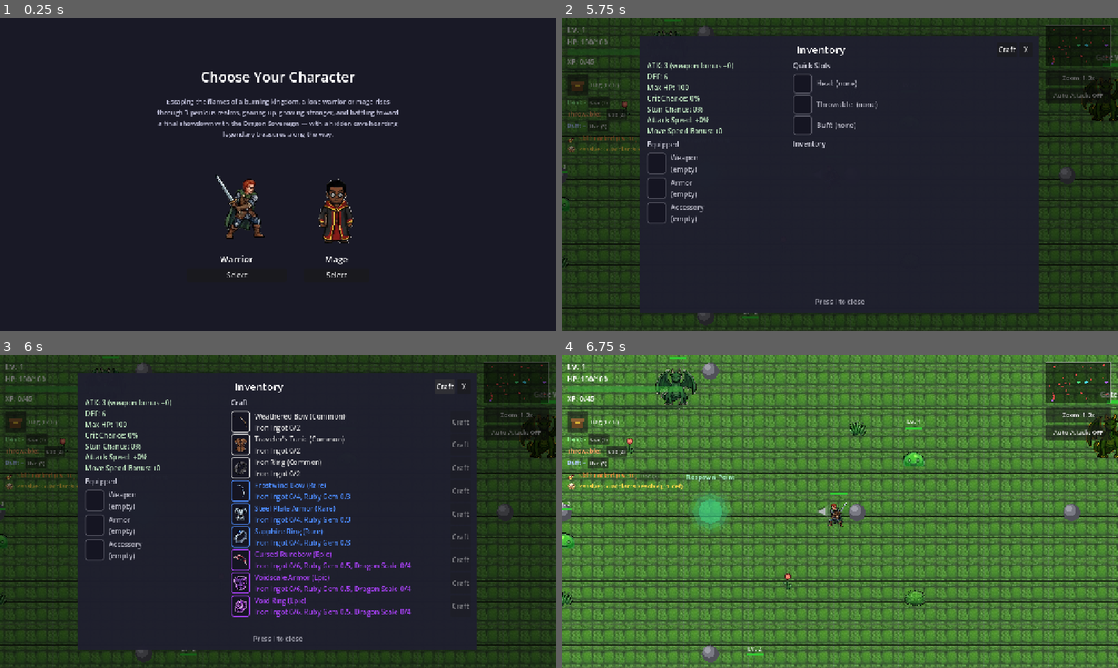
Above: before the commit, frames 1-4 (two rows, left to right).
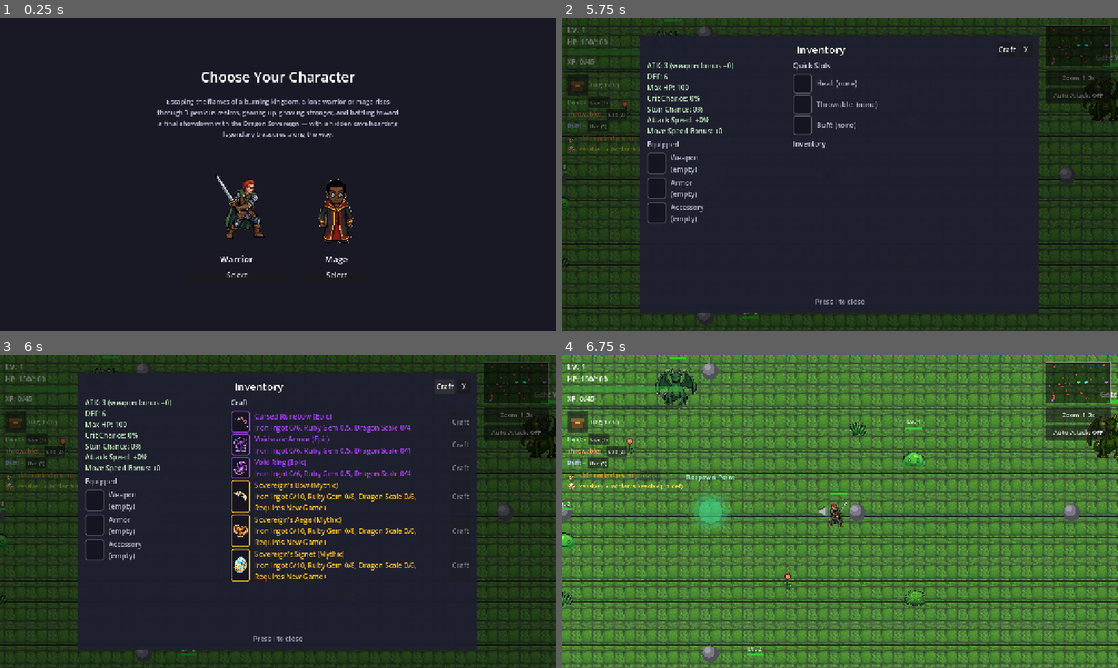
Above: after the commit, the same moments.

Repository: nhanptn1/topdownadventure
Game: Godot game, scene res://scenes/character_select.tscn
The game is run twice, just before and just after one commit, with the same random seed, the same clock (stepped at 60 frames per second) and the same inputs.
Inputs (mouse positions are in pixels of both pictures, inside the frame that each line leads up to):
- Up to frame 1 (0.25 s): no input
- Up to frame 2 (5.75 s): click "Select" at 0.5 s; click "Start Game" at 1.25 s; tap Enter at 2 s; move the mouse to (962, 158) at 2.02 s; hold D (move_right) 2.03-2.75 s; hold Shift (sprint) 2.03-2.75 s; click (962, 158) at 2.17 s; drag from (728, 190) to (678, 36) at 2.77 s; move the mouse to (895, 105) at 3.52 s; hold D (move_right) 3.53-4.25 s; tap F at 3.6 s; drag from (812, 237) to (662, 39) at 4.27 s; move the mouse to (1006, 221) at 5.02 s; hold A (move_left) from 5.03 s (still down); tap B at 5.1 s
- Up to frame 3 (6 s): release A (move_left) at 5.75 s; click "Craft" at 5.75 s
- Up to frame 4 (6.75 s): click "X" at 6.5 s

Frames 1-2 are identical in both runs. In frame 3, 5.3% of the frame differs, in the area x 41-85%, y 17-84%; in frame 4, nothing differs.

Commit message:
Rebalance crafting to epic+mythic only, raise material drop rate
Materials were too rare to make crafting feel usable (0.05 category
weight). Bumped to 0.20, taken from consumables so gear drop rate is
unaffected. Common/rare recipes removed (those tiers are already common
from regular drops); added mythic recipes for all 3 slots, gated behind
GlobalState.ng_plus_level > 0 to preserve mythic gear's existing
NG+-exclusive identity -- crafting is a second path to it, not a way to
skip the requirement. Locked mythic recipes still show in the Craft tab
with a "Requires New Game+" note rather than being hidden.

Co-Authored-By: Claude Sonnet 5 <noreply@anthropic.com>

Diff:
--- a/scripts/inventory_ui.gd
+++ b/scripts/inventory_ui.gd
@@ -202,6 +202,13 @@
 			affordable = false
 		var mat_name: String = ItemDatabase.get_item(material_id).get("name", material_id)
 		cost_parts.append("%s %d/%d" % [mat_name, have, need])
+	# Mythic recipes are listed but stay locked outside NG+, mirroring
+	# player.gd's craft_item() gate -- shown rather than hidden so players
+	# know it exists as a reason to start NG+.
+	var is_locked_mythic: bool = item.get("rarity", "") == "mythic" and GlobalState.ng_plus_level <= 0
+	if is_locked_mythic:
+		cost_parts.append("Requires New Game+")
+		affordable = false
 	label.text = "%s (%s)\n%s" % [item.get("name", "?"), str(item.get("rarity", "common")).capitalize(), ", ".join(cost_parts)]
 	label.add_theme_color_override("font_color", item.get("color", Color.WHITE))
 	label.tooltip_text = item.get("description", "")
--- a/scripts/item_database.gd
+++ b/scripts/item_database.gd
@@ -148,7 +148,10 @@
 const MATERIAL_IDS := ["dragon_scale", "iron_ingot", "ruby_gem"]
 
 const SLOTS := ["weapon", "armor", "accessory"]
-const CATEGORY_WEIGHTS := {"gear": 0.55, "consumable": 0.40, "material": 0.05}
+# material bumped 0.05 -> 0.20 (first-pass, retune here) since it was too
+# slow a farm to feed the crafting system at any real pace; taken from
+# consumable rather than gear so the core gear-drop loop is untouched.
+const CATEGORY_WEIGHTS := {"gear": 0.55, "consumable": 0.25, "material": 0.20}
 
 # Per-map-tier rarity gates: Map 1 (white/blue only, no epic), Map 2 (blue +
 # a low chance of epic), Map 3 (epic dominant, full rarity range unlocked).
@@ -179,20 +182,21 @@
 const INT_STATS := ["atk", "def", "hp"]
 
 
-# item_id -> {material_id: count}, common/rare/epic tiers only -- mythic gear
-# is deliberately not craftable, staying a NG+-exclusive drop-only reward (see
-# MYTHIC_DROP_CHANCE above). Costs scale with rarity; first-pass numbers,
-# retune here if farming feels too fast/slow.
+# item_id -> {material_id: count}, epic tier and above only -- common/rare
+# were dropped entirely (those tiers are common enough from regular drops
+# that crafting them added little). Mythic recipes exist here too, but
+# player.gd's craft_item() additionally requires GlobalState.ng_plus_level > 0
+# to actually use them, matching mythic gear's existing NG+-exclusive
+# identity (see MYTHIC_DROP_CHANCE above) -- crafting is a second path to a
+# mythic item, not a way to skip the NG+ requirement. Costs scale with
+# rarity; first-pass numbers, retune here if farming feels too fast/slow.
 const CRAFTING_RECIPES := {
-	"weathered_bow": {"iron_ingot": 2},
-	"travelers_tunic": {"iron_ingot": 2},
-	"iron_ring": {"iron_ingot": 2},
-	"frostwind_bow": {"iron_ingot": 4, "ruby_gem": 3},
-	"steel_plate_armor": {"iron_ingot": 4, "ruby_gem": 3},
-	"sapphire_ring": {"iron_ingot": 4, "ruby_gem": 3},
 	"cursed_runebow": {"iron_ingot": 6, "ruby_gem": 5, "dragon_scale": 4},
 	"voidscale_armor": {"iron_ingot": 6, "ruby_gem": 5, "dragon_scale": 4},
 	"void_ring": {"iron_ingot": 6, "ruby_gem": 5, "dragon_scale": 4},
+	"sovereigns_bow": {"iron_ingot": 10, "ruby_gem": 8, "dragon_scale": 6},
+	"sovereigns_aegis": {"iron_ingot": 10, "ruby_gem": 8, "dragon_scale": 6},
+	"sovereigns_signet": {"iron_ingot": 10, "ruby_gem": 8, "dragon_scale": 6},
 }
 
 
--- a/scripts/player.gd
+++ b/scripts/player.gd
@@ -887,6 +887,10 @@
 func craft_item(item_id: String) -> bool:
 	var recipe := ItemDatabase.get_recipe(item_id)
 	if recipe.is_empty():
+		return false
+	# Mythic recipes exist in CRAFTING_RECIPES but stay locked outside NG+,
+	# same as mythic gear's existing drop-only gate (ItemDatabase.MYTHIC_DROP_CHANCE).
+	if ItemDatabase.get_item(item_id).get("rarity", "") == "mythic" and GlobalState.ng_plus_level <= 0:
 		return false
 	for material_id in recipe.keys():
 		if GlobalState.storage.get(material_id, 0) < recipe[material_id]:
Not shown, changed: docs/PROJECT_SUMMARY.md
